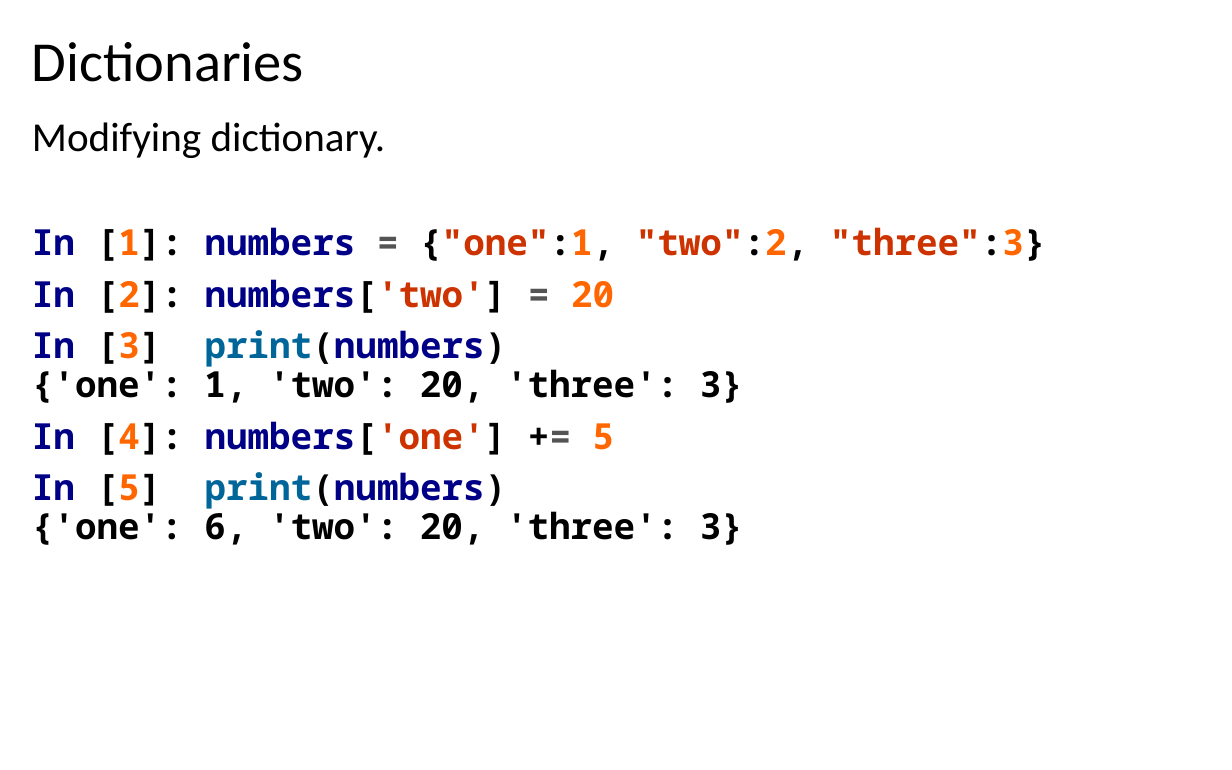
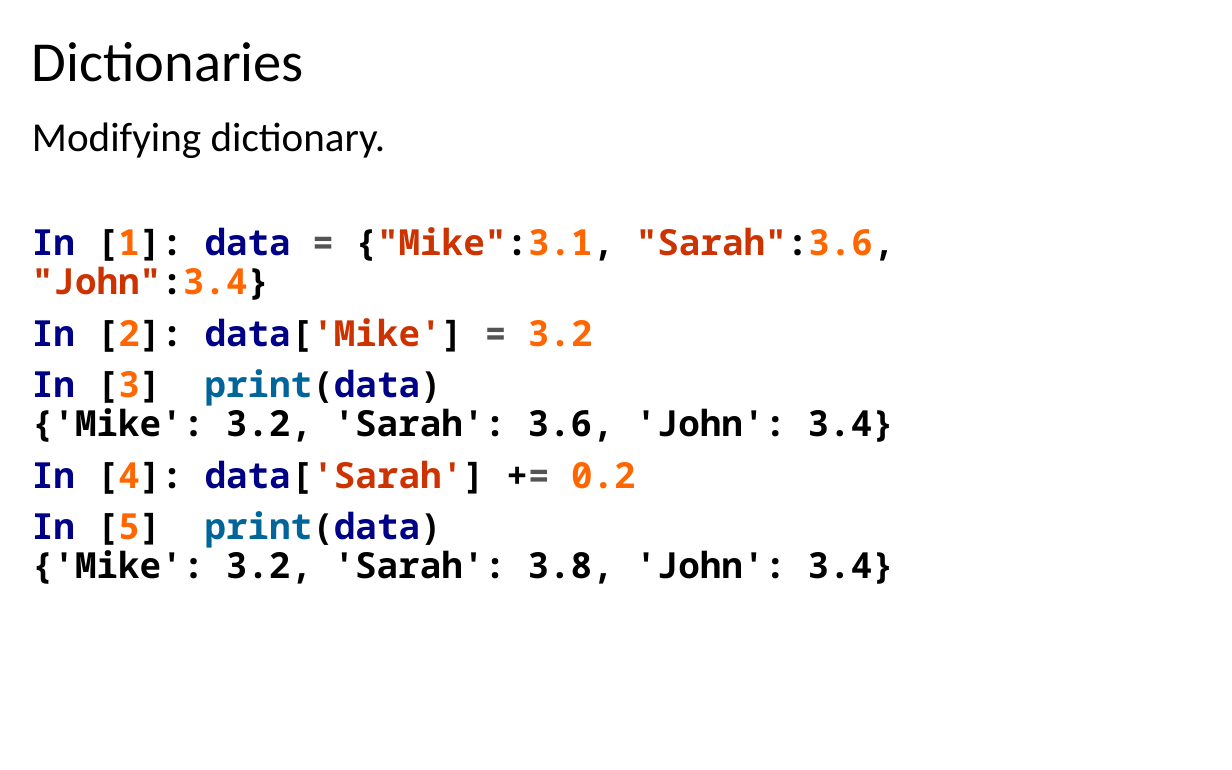
Before and after one commit to LongBaoNguyen/longbaonguyen.github.io, a slide deck: slide 19 of courses/apcsp/lect9.pptx. Drawn at 1232x770 pixels with LibreOffice and Linux fonts; fonts in the diff are those of the drawing. Boxes give left, top, right and bottom in pixels: in the first picture for what was removed or moved away, otherwise in the second. Text is boxed around its words. In the diff, an @@ line names an element or a change of style, - is before the commit and + after.

```diff
--- a/courses/apcsp/lect9.pptx
+++ b/courses/apcsp/lect9.pptx
@@ text at [32,227,895,584]: text changed @@
-In [1]: numbers = {"one":1, "two":2, "three":3}
-In [2]: numbers['two'] = 20
-In [3] print(numbers)
-{'one': 1, 'two': 20, 'three': 3}
-In [4]: numbers['one'] += 5
-In [5] print(numbers)
-{'one': 6, 'two': 20, 'three': 3}
+In [1]: data = {"Mike":3.1, "Sarah":3.6, "John":3.4}
+In [2]: data['Mike'] = 3.2
+In [3] print(data)
+{'Mike': 3.2, 'Sarah': 3.6, 'John': 3.4}
+In [4]: data['Sarah'] += 0.2
+In [5] print(data)
+{'Mike': 3.2, 'Sarah': 3.8, 'John': 3.4}
```
Also in this commit, not shown: 7 other slides changed, 38 other files.
